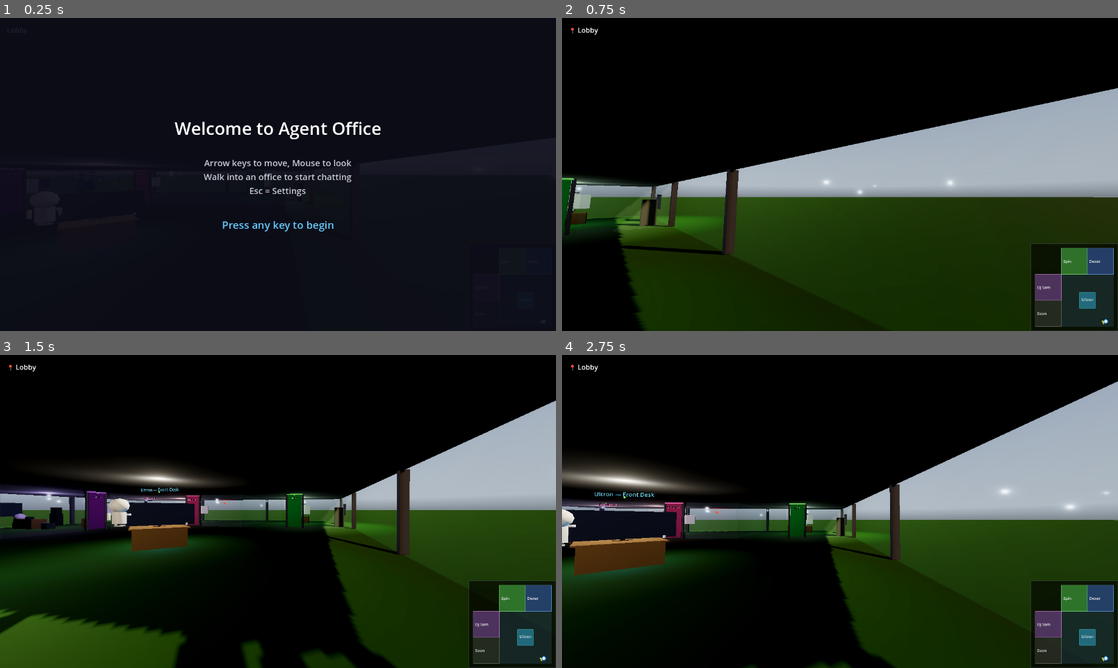
Above: before the commit, frames 1-4 (two rows, left to right).
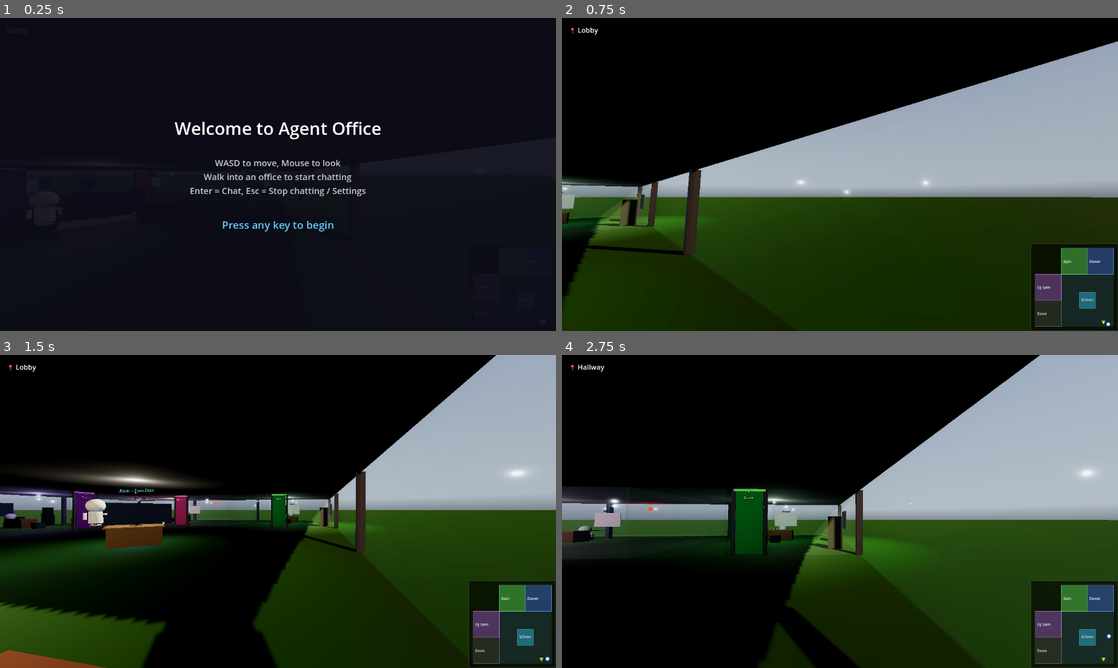
Above: after the commit, the same moments.

Repository: ultron02012026-agent/agent-office
Game: Godot game, scene res://scenes/main.tscn
The game is run twice, just before and just after one commit, with the same random seed, the same clock (stepped at 60 frames per second) and the same inputs. A sky picture missing from this copy of the repository is replaced by a grey-blue gradient.
Inputs (mouse positions are in pixels of both pictures, inside the frame that each line leads up to):
- Up to frame 1 (0.25 s): no input
- Up to frame 2 (0.75 s): tap Enter at 0.5, 0.6 s; move the mouse to (962, 158) at 0.52 s; hold D (move_right, bound only after the commit) from 0.53 s (still down); click (962, 158) at 0.67 s
- Up to frame 3 (1.5 s): move the mouse to (250, 511) at 1.27 s; release D (move_right, bound only after the commit) at 1.28 s; hold W (move_forward, bound only after the commit) from 1.28 s (still down); tap Enter at 1.35 s
- Up to frame 4 (2.75 s): keep holding W (move_forward, bound only after the commit); move the mouse to (851, 505) at 2.02 s; tap V at 2.1 s; tap Enter at 2.3 s

The runs differ from the first frame. In frame 1, 0.6% of the frame differs, in the area x 34-66%, y 45-57%; in frame 2, 13%; in frame 3, 20%; in frame 4, 24%, in the area x 0-100%, y 0-100%.

Commit message:
feat: Enter/Escape chat mode toggle — WASD moves when not chatting, types when chatting
- Enter: focus text input (chat mode)
- Escape: unfocus text input (move mode)
- WASD blocked from movement while chat is focused
- After sending a message, stays in chat mode
- Walking into room starts in move mode (press Enter to chat)

Diff:
--- a/project.godot
+++ b/project.godot
@@ -27,22 +27,22 @@
 
 move_forward={
 "deadzone": 0.5,
-"events": [Object(InputEventKey,"resource_local_to_scene":fa …(140 unchanged characters)… d":false,"keycode":0,"physical_keycode":4194320,"key_label":0,"unicode":0,"location":0,"echo":false,"script":null)
+"events": [Object(InputEventKey,"resource_local_to_scene":fa …(140 unchanged characters)… d":false,"keycode":0,"physical_keycode":87,"key_label":0,"unicode":119,"location":0,"echo":false,"script":null)
 ]
 }
 move_backward={
 "deadzone": 0.5,
-"events": [Object(InputEventKey,"resource_local_to_scene":fa …(140 unchanged characters)… d":false,"keycode":0,"physical_keycode":4194322,"key_label":0,"unicode":0,"location":0,"echo":false,"script":null)
+"events": [Object(InputEventKey,"resource_local_to_scene":fa …(140 unchanged characters)… d":false,"keycode":0,"physical_keycode":83,"key_label":0,"unicode":115,"location":0,"echo":false,"script":null)
 ]
 }
 move_left={
 "deadzone": 0.5,
-"events": [Object(InputEventKey,"resource_local_to_scene":fa …(140 unchanged characters)… d":false,"keycode":0,"physical_keycode":4194319,"key_label":0,"unicode":0,"location":0,"echo":false,"script":null)
+"events": [Object(InputEventKey,"resource_local_to_scene":fa …(140 unchanged characters)… d":false,"keycode":0,"physical_keycode":65,"key_label":0,"unicode":97,"location":0,"echo":false,"script":null)
 ]
 }
 move_right={
 "deadzone": 0.5,
-"events": [Object(InputEventKey,"resource_local_to_scene":fa …(140 unchanged characters)… d":false,"keycode":0,"physical_keycode":4194321,"key_label":0,"unicode":0,"location":0,"echo":false,"script":null)
+"events": [Object(InputEventKey,"resource_local_to_scene":fa …(140 unchanged characters)… d":false,"keycode":0,"physical_keycode":68,"key_label":0,"unicode":100,"location":0,"echo":false,"script":null)
 ]
 }
 push_to_talk={
--- a/scripts/chat_ui.gd
+++ b/scripts/chat_ui.gd
@@ -30,6 +30,7 @@
 var _gateway_ws: Node = null
 var _greeting_in_progress: bool = false
 var _pending_image: Image = null  # Clipboard image waiting to be sent
+var chat_focused: bool = false  # true = typing mode (WASD types), false = move mode (WASD walks)
 
 func _ready():
 	panel.visible = false
@@ -92,8 +93,11 @@
 	panel.modulate = Color(1, 1, 1, 0.7)  # Semi-transparent overlay
 	if voice_indicator:
 		voice_indicator.visible = false
+	# Start in move mode — press Enter to chat
+	chat_focused = false
 	if text_input:
-		text_input.grab_focus.call_deferred()
+		text_input.release_focus()
+		text_input.placeholder_text = "Press Enter to chat"
 
 	# Inject office context and auto-greet on first visit via WebSocket
 	if is_first_visit and _gateway_ws and _gateway_ws.is_ws_connected():
@@ -112,6 +116,7 @@
 	is_thinking = false
 	_is_streaming = false
 	_streaming_text = ""
+	chat_focused = false
 	# Ensure typing mode is exited
 	if text_input and text_input.has_focus():
 		text_input.release_focus()
@@ -142,26 +147,37 @@
 			voice_indicator.text = "🔊 " + current_room + " is speaking..."
 			voice_indicator.modulate = Color(0.8, 0.7, 0.3, 0.9)
 
-func _on_text_gui_input(_event: InputEvent):
+func _on_text_gui_input(event: InputEvent):
+	# Escape while typing → exit chat mode back to move mode
+	if event is InputEventKey and event.pressed and event.keycode == KEY_ESCAPE:
+		unfocus_chat()
+		get_viewport().set_input_as_handled()
+
+func _process(_delta):
 	pass
 
-func _process(_delta):
-	# Keep cursor in text input whenever chat panel is visible
+func focus_chat():
 	if not panel.visible or not text_input:
 		return
-	var welcome = get_node_or_null("/root/Main/WelcomeOverlay")
-	if welcome and welcome.is_showing:
-		return
-	var settings_menu = get_node_or_null("/root/Main/SettingsMenu")
-	if settings_menu and settings_menu.is_open:
-		return
-	if not text_input.has_focus():
-		text_input.grab_focus()
+	chat_focused = true
+	text_input.grab_focus()
+	text_input.placeholder_text = "Type a message... (Esc to move)"
+
+func unfocus_chat():
+	chat_focused = false
+	if text_input:
+		text_input.release_focus()
+		text_input.placeholder_text = "Press Enter to chat"
 
 func _unhandled_input(event: InputEvent):
 	if not panel.visible:
 		return
 	if event is InputEventKey and event.pressed and not event.echo:
+		# Enter while not in chat mode → focus chat
+		if not chat_focused and event.keycode == KEY_ENTER:
+			focus_chat()
+			get_viewport().set_input_as_handled()
+			return
 		if event.ctrl_pressed and event.keycode == KEY_V:
 			_try_paste_image()
 
@@ -184,7 +200,7 @@
 	if msg.is_empty():
 		msg = "What's in this image?"
 	_submit_message(msg)
-	text_input.placeholder_text = "Type a message..."
+	text_input.placeholder_text = "Type a message... (Esc to move)"
 	text_input.grab_focus.call_deferred()
 
 func _on_transcription(text: String):
@@ -356,8 +372,8 @@
 
 	set_voice_status("listening")
 
-	# Re-grab focus so user can keep chatting
-	if text_input and panel.visible:
+	# Re-grab focus so user can keep chatting (only if in chat mode)
+	if chat_focused and text_input and panel.visible:
 		text_input.grab_focus.call_deferred()
 
 func _remove_thinking_indicator():
--- a/scripts/player.gd
+++ b/scripts/player.gd
@@ -73,7 +73,10 @@
 	if not is_on_floor():
 		velocity.y -= 20.0 * delta
 
-	var input_dir = Input.get_vector("move_left", "move_right", "move_forward", "move_backward")
+	var input_dir = Vector2.ZERO
+	var chat_ui = get_node_or_null("/root/Main/ChatUI")
+	if not (chat_ui and chat_ui.chat_focused):
+		input_dir = Input.get_vector("move_left", "move_right", "move_forward", "move_backward")
 
 	var direction = (transform.basis * Vector3(input_dir.x, 0, input_dir.y)).normalized()
 	if direction:
--- a/scripts/welcome_overlay.gd
+++ b/scripts/welcome_overlay.gd
@@ -36,9 +36,9 @@
 	vbox.add_child(spacer)
 
 	var lines = [
-		"Arrow keys to move, Mouse to look",
+		"WASD to move, Mouse to look",
 		"Walk into an office to start chatting",
-		"Esc = Settings",
+		"Enter = Chat, Esc = Stop chatting / Settings",
 	]
 	for line in lines:
 		var lbl = Label.new()
